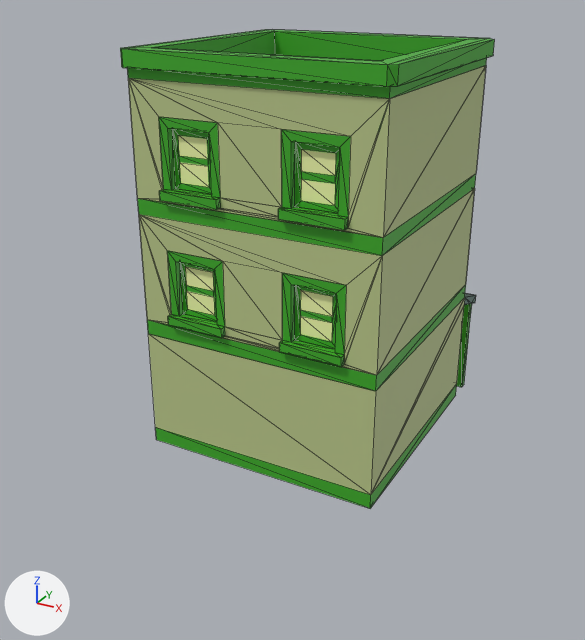
Before and after pictures for a commit that changed the Blender file Assets/Models/circuit house/circuit house.blend.
Camera for both pictures: a 50 mm camera at (1.16, -2.27, 1.5) aimed at (-0.02, -0.12, 0.42). Every picture has the same lights, and +X, +Y and +Z are marked at lower left. Mesh edges are drawn as thin lines.

The first picture shows 'circuit house'.
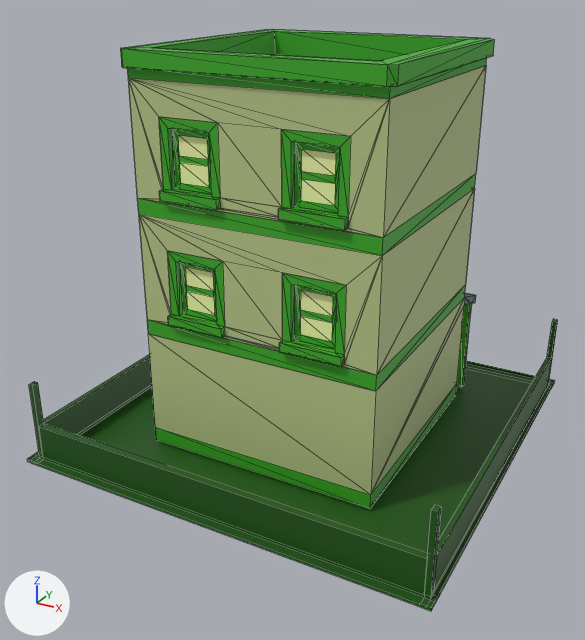
Commit message: boundary added

The change, as a list of edits to the scene's bpy script:
```text
Change me_id13:
    used by ob_circuit_house; location = (0.0, 0.0, 0.0); rotation_euler = (1.571, 0.0, 0.0), in degrees (90, 0, 0)
    remove me_id13.from_pydata(...)  # 1045 vertices, 660 faces; spans x -0.42..0.42, y 0.0..1.28, z -0.548..0.42
    add me_id13.from_pydata(...)  # 1143 vertices, 749 faces; spans x -0.702..0.702, y -0.011..1.28, z -0.702..0.702
    me_id13 part 1: a new loose piece of 98 vertices spanning x -0.702..0.702, y -0.011..0.268, z -0.702..0.702, in mat_circuit_house (picture img_circuit_house)
```

Pixel boxes [x1, y1, x2, y2] of what changed, in the pictures (585 x 640 px):
'circuit house', reshaped (41% wider, 22% taller)
    before: [120, 30, 495, 508]
    after: [27, 30, 558, 611]
part 1 of me_id13, added (green)
    after: [27, 319, 558, 611]
